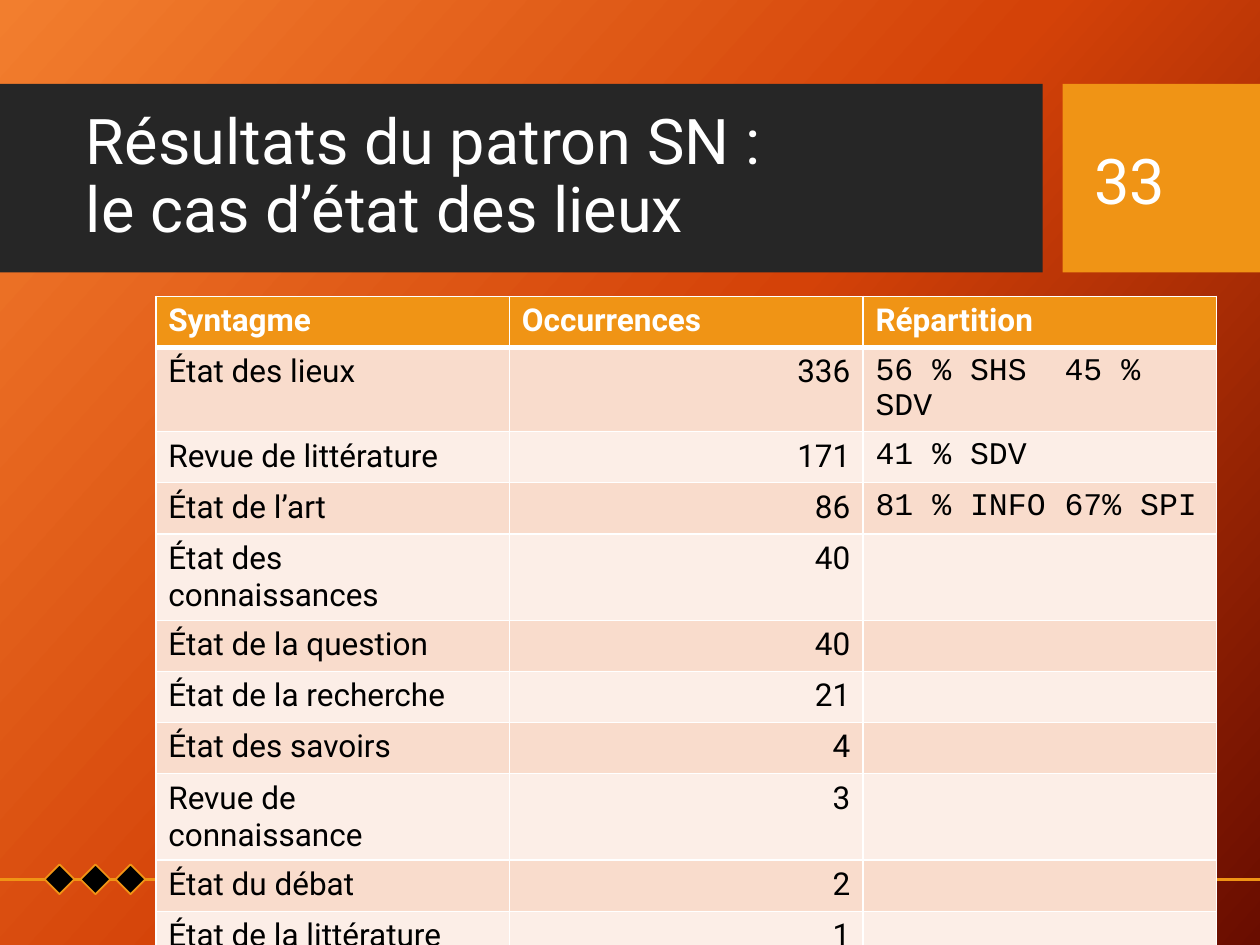
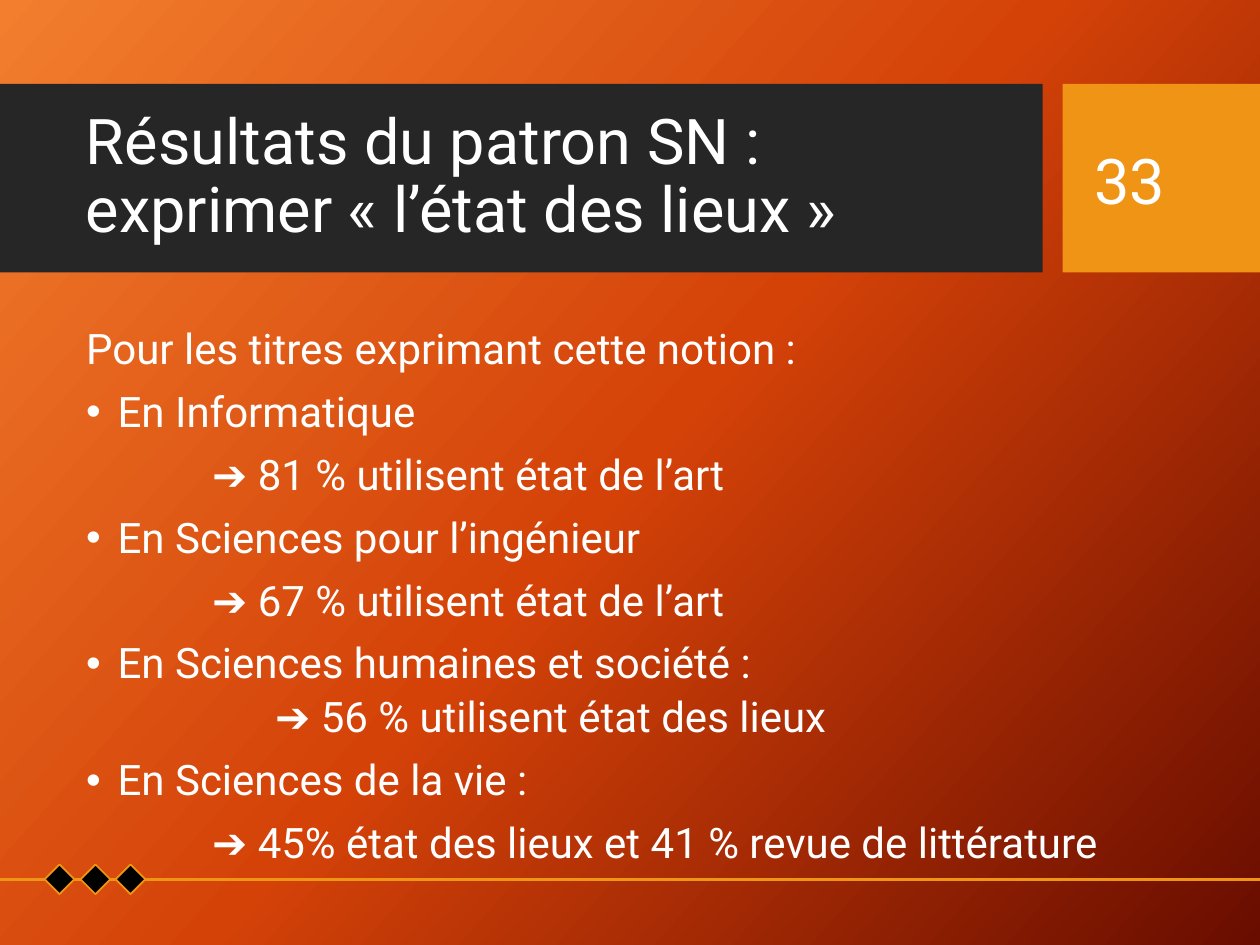
Before and after one commit to Xitog/tal, a slide deck: slide 33 of dossiers/Final - Présentation Projet de recherche.pptx. Drawn at 1260x945 pixels with LibreOffice and Linux fonts; fonts in the diff are those of the drawing; background and template pictures are left out. Boxes give left, top, right and bottom in pixels: in the first picture for what was removed or moved away, otherwise in the second. Text is boxed around its words. In the diff, an @@ line names an element or a change of style, - is before the commit and + after.

Commit message:
Présentation v2

```diff
--- a/dossiers/Final - Présentation Projet de recherche.pptx
+++ b/dossiers/Final - Présentation Projet de recherche.pptx
@@ title at box(86, 116, 791, 245): text changed @@
-Résultats du patron SN :
-le cas d’état des lieux
+Résultats du patron SN :
+exprimer « l’état des lieux »
@@ table removed at box(156, 296, 1218, 910), 12 rows, 3 columns @@
-Syntagme | Occurrences | Répartition
-État des lieux | 336 | 56 % SHS 45 % SDV
-Revue de littérature | 171 | 41 % SDV
-État de l’art | 86 | 81 % INFO 67% SPI
-État des connaissances | 40 | 
-État de la question | 40 | 
-État de la recherche | 21 | 
-État des savoirs | 4 | 
-Revue de connaissance | 3 | 
-État du débat | 2 | 
-État de la littérature | 1 | 
-Revue de la question | 1 | 
@@ text added at box(86, 332, 1097, 859), 24 pt, text #FFFFFF @@
+Pour les titres exprimant cette notion :
+• En Informatique
+➔ 81 % utilisent état de l’art
+• En Sciences pour l’ingénieur
+➔ 67 % utilisent état de l’art
+• En Sciences humaines et société :
+  ➔ 56 % utilisent état des lieux
+• En Sciences de la vie :
+➔ 45% état des lieux et 41 % revue de littérature
```
Also in this commit, not shown: 17 other slides changed, 6 slides added, 2 slides removed.
